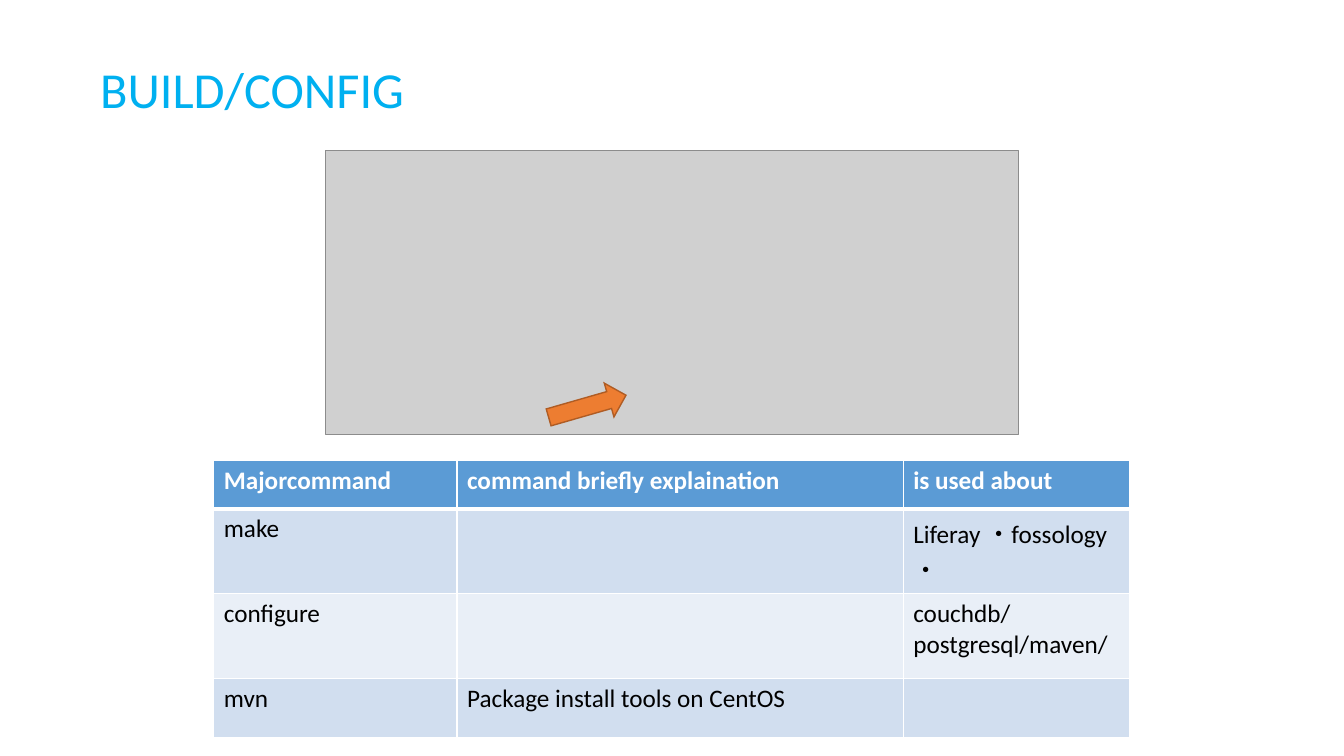
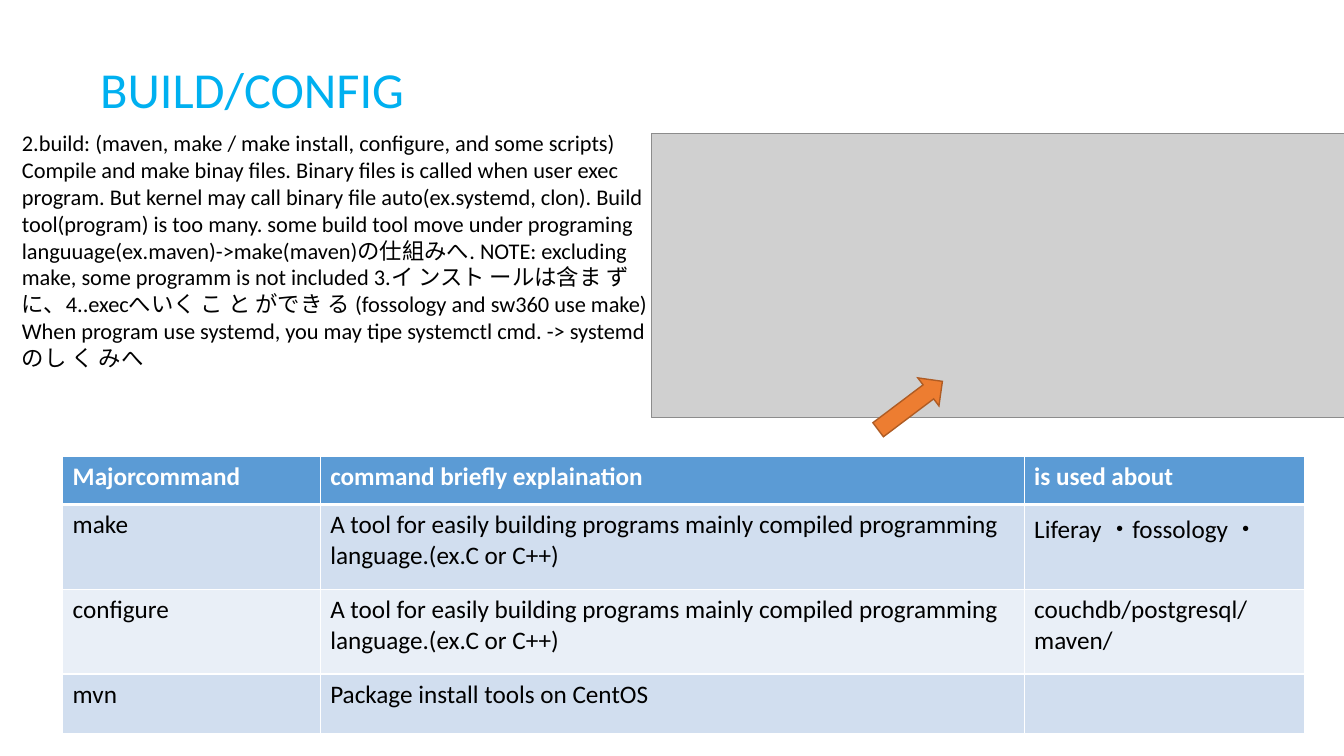
Before and after one commit to daito2223653/document, a slide deck: slide 8 of sub.pptx (slide 9 before the commit). Drawn at 1344x756 pixels with LibreOffice and Linux fonts; fonts in the diff are those of the drawing; grey boxes stand for pictures. Boxes give left, top, right and bottom in pixels: in the first picture for what was removed or moved away, otherwise in the second. Text is boxed around its words. In the diff, an @@ line names an element or a change of style, - is before the commit and + after.

```diff
--- a/sub.pptx
+++ b/sub.pptx
@@ text added at (22, 135, 647, 368), 16 pt, text #000000 @@
+2.build: (maven, make / make install, configure, and some scripts)
+Compile and make binay files. Binary files is called when user exec program. But kernel may call binary file auto(ex.systemd, clon). Build tool(program) is too many. some build tool move under programing
+languuage(ex.maven)->make(maven)の仕組みへ. NOTE: excluding make, some programm is not included 3.イ ンスト ールは含ま ず
+に、4..execへいく こ と ができ る (fossology and sw360 use make)
+When program use systemd, you may tipe systemctl cmd. -> systemdのし く みへ
@@ picture: place and size @@
-picture at (326, 150, 1018, 435)
+picture at (652, 134, 1344, 418)
@@ right arrow at (868, 367, 953, 444): rotation 344 to 323 degrees @@
@@ table at (63, 456, 1304, 733) @@
-row 2, column 2: 
+row 2, column 2: A tool for easily building programs mainly compiled programming language.(ex.C or C++)
-row 3, column 2: 
+row 3, column 2: A tool for easily building programs mainly compiled programming language.(ex.C or C++)
@@ table: place and size @@
-table at (214, 461, 1129, 738)
+table at (63, 456, 1304, 733)
```
Also in this commit, not shown: 8 other slides changed, 2 slides added, 2 slides removed.
